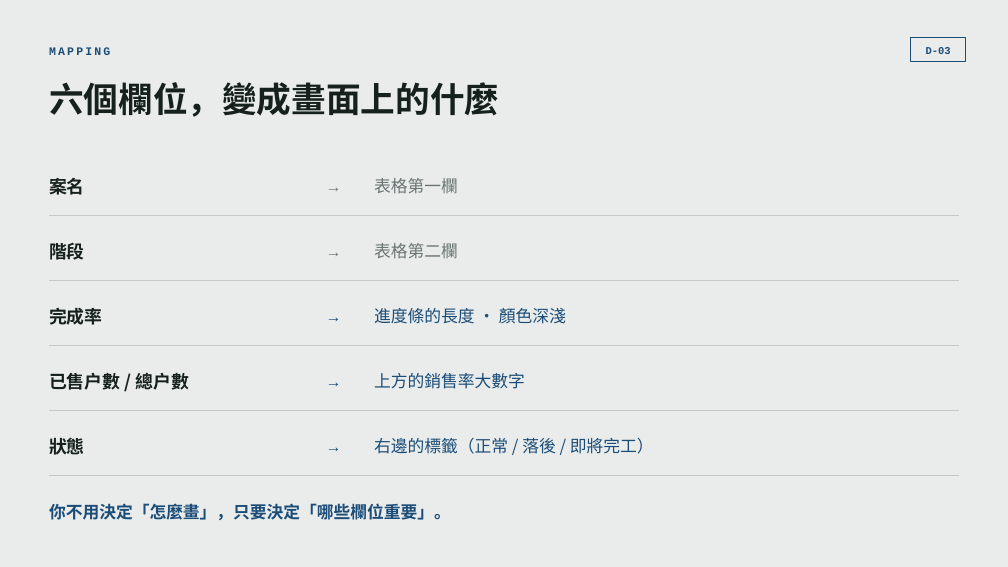
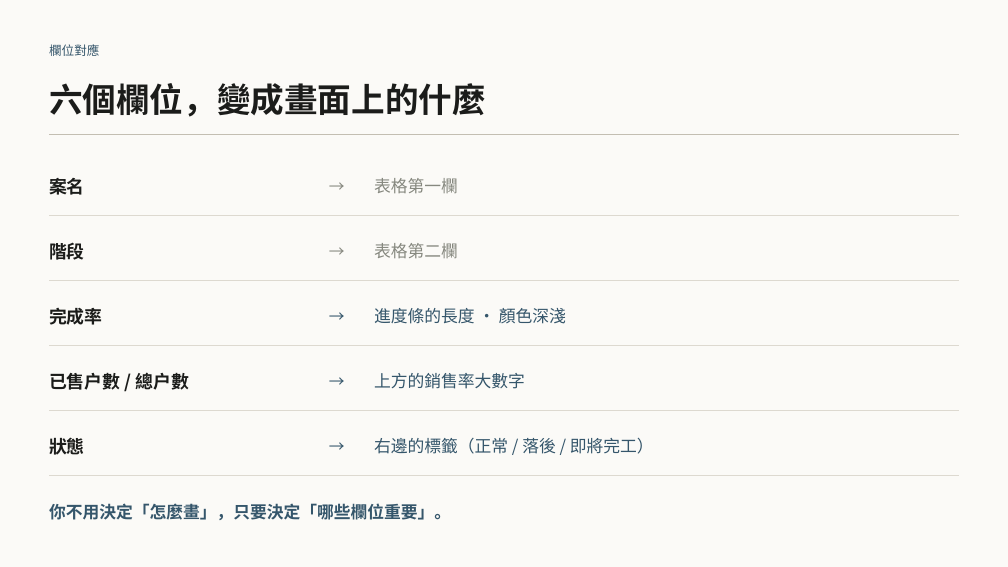
Before and after one commit to b39070566/architectureAiClass, a slide deck: slide 23 of slides/vibe-coding-workshop.pptx (slide 24 before the commit). Drawn at 1008x567 pixels with LibreOffice and Linux fonts; fonts in the diff are those of the drawing. Boxes give left, top, right and bottom in pixels: in the first picture for what was removed or moved away, otherwise in the second. Text is boxed around its words. In the diff, an @@ line names an element or a change of style, - is before the commit and + after.

```diff
--- a/slides/vibe-coding-workshop.pptx
+++ b/slides/vibe-coding-workshop.pptx
@@ background #E9ECEB to #FBFAF7 @@
@@ text at (49,44,99,56): text changed; size 11 to 12 pt; font Courier New to Noto Sans CJK TC; text colour #1C4D78 to #35566B; bold off @@
-MAPPING
+欄位對應
@@ rectangle removed at (911,38,966,62) @@
@@ text removed at (926,47,951,54) @@
-D-03
@@ text "六個欄位，變成畫面上的什麼" at (49,83,486,117): size 33 to 32 pt, text colour #16201D to #1B1C1A @@
@@ line added from (49, 135) to (959, 135), #C3BEB2 0.75 pt @@
@@ text "→" at (329,163,367,209): font Courier New to Noto Sans CJK TC, text colour #6B7573 to #86887F @@
@@ text "表格第一欄" at (374,178,458,193): text colour #6B7573 to #86887F @@
@@ line (49, 216) - (959, 216): stroke #C3C9C7 0.75 pt to #DDD9D0 0.75 pt @@
@@ text "→" at (329,228,367,274): font Courier New to Noto Sans CJK TC, text colour #6B7573 to #86887F @@
@@ text "表格第二欄" at (374,243,458,258): text colour #6B7573 to #86887F @@
@@ line (49, 281) - (959, 281): stroke #C3C9C7 0.75 pt to #DDD9D0 0.75 pt @@
@@ line (49, 346) - (959, 346): stroke #C3C9C7 0.75 pt to #DDD9D0 0.75 pt @@
@@ line (49, 411) - (959, 411): stroke #C3C9C7 0.75 pt to #DDD9D0 0.75 pt @@
@@ text colour #16201D to #1B1C1A in 5 elements at (49,178,85,195), (49,243,85,260), (49,308,103,325), (49,372,190,390), (49,438,85,455) @@
@@ font Courier New to Noto Sans CJK TC, text colour #1C4D78 to #35566B in 3 elements at (329,293,367,340), (329,358,367,405), (329,423,367,470) @@
@@ line (49, 476) - (959, 476): stroke #C3C9C7 0.75 pt to #DDD9D0 0.75 pt @@
@@ text colour #1C4D78 to #35566B in 4 elements at (374,308,566,324), (374,373,525,389), (374,438,654,454), (49,503,451,520) @@
```
Also in this commit, not shown: 34 other slides changed, 1 slide removed, 10 other files.
